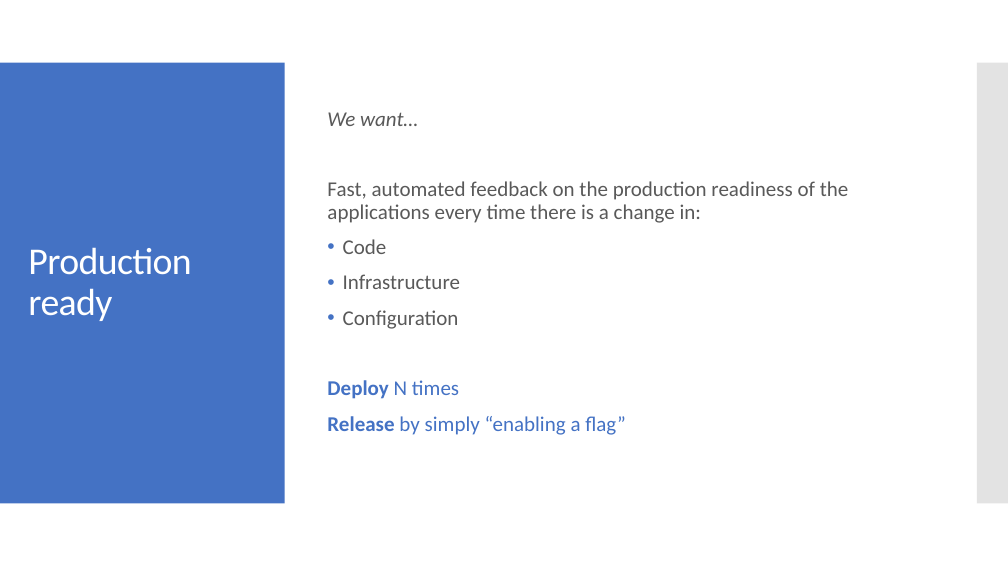
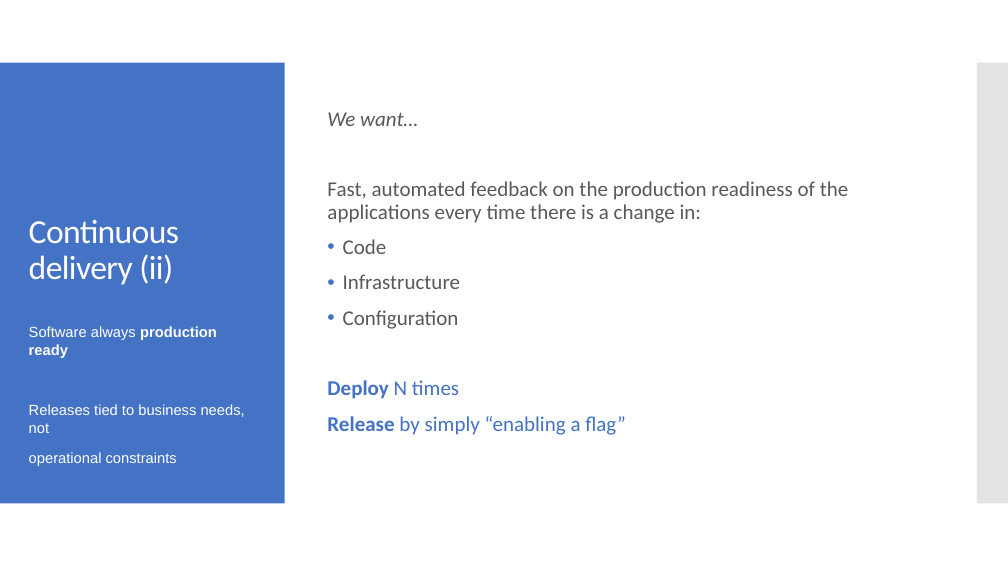
Before and after one commit to milodotnet/bootcamp, a slide deck: slide 17 of Bootcamp-ContinuousDelivery.pptx (slide 16 before the commit). Drawn at 1008x567 pixels with LibreOffice and Linux fonts; fonts in the diff are those of the drawing. Boxes give left, top, right and bottom in pixels: in the first picture for what was removed or moved away, otherwise in the second. Text is boxed around its words. In the diff, an @@ line names an element or a change of style, - is before the commit and + after.

```diff
--- a/Bootcamp-ContinuousDelivery.pptx
+++ b/Bootcamp-ContinuousDelivery.pptx
@@ title added at bbox=[29, 220, 179, 285], 32 pt, text #FFFFFF @@
+Continuous delivery (ii)
@@ title removed at bbox=[28, 247, 191, 321] @@
-Production ready
@@ text added at bbox=[29, 326, 245, 466], 14 pt, text #FFFFFF @@
+Software always production ready
+Releases tied to business needs, not
+operational constraints
```
Also in this commit, not shown: 5 other slides changed, 2 slides added, 1 slide removed.
